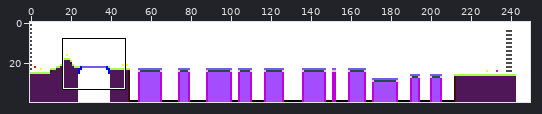
File history of a sprite sheet, Project/hoofdversie/Ragnarok/levels/level_2.png. The first picture is a wide view before the edit; the outline marks the close-up.
Close-up. Before the edit:
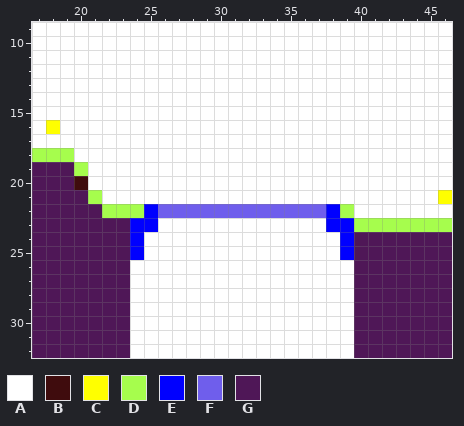
The file is 250x40 pixels. Shown: x 17..46, y 9..32.
Palette (. is transparent): A #ffffff  B #3f0c0d  C #ffff00  D #a6fd4d  E #0000ff  F #6f5eec  G #4f1757
Pixels before, first column x 17:
 9 AAAAAAAAAAAAAAAAAAAAAAAAAAAAAA
10 AAAAAAAAAAAAAAAAAAAAAAAAAAAAAA
11 AAAAAAAAAAAAAAAAAAAAAAAAAAAAAA
12 AAAAAAAAAAAAAAAAAAAAAAAAAAAAAA
13 AAAAAAAAAAAAAAAAAAAAAAAAAAAAAA
14 AAAAAAAAAAAAAAAAAAAAAAAAAAAAAA
15 AAAAAAAAAAAAAAAAAAAAAAAAAAAAAA
16 ACAAAAAAAAAAAAAAAAAAAAAAAAAAAA
17 AAAAAAAAAAAAAAAAAAAAAAAAAAAAAA
18 DDDAAAAAAAAAAAAAAAAAAAAAAAAAAA
19 GGGDAAAAAAAAAAAAAAAAAAAAAAAAAA
20 GGGBAAAAAAAAAAAAAAAAAAAAAAAAAA
21 GGGGDAAAAAAAAAAAAAAAAAAAAAAAAC
22 GGGGGDDDEFFFFFFFFFFFFEDAAAAAAA
23 GGGGGGGEEAAAAAAAAAAAAEEDDDDDDD
24 GGGGGGGEAAAAAAAAAAAAAAEGGGGGGG
25 GGGGGGGEAAAAAAAAAAAAAAEGGGGGGG
26 GGGGGGGAAAAAAAAAAAAAAAAGGGGGGG
27 GGGGGGGAAAAAAAAAAAAAAAAGGGGGGG
28 GGGGGGGAAAAAAAAAAAAAAAAGGGGGGG
29 GGGGGGGAAAAAAAAAAAAAAAAGGGGGGG
30 GGGGGGGAAAAAAAAAAAAAAAAGGGGGGG
31 GGGGGGGAAAAAAAAAAAAAAAAGGGGGGG
32 GGGGGGGAAAAAAAAAAAAAAAAGGGGGGG
Now the later version:
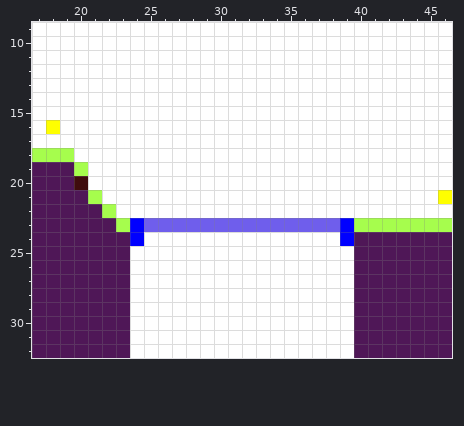
Diff:
Changed rows in their new state; - is an unchanged pixel.
first column x 23:
22 AAAAAAAAAAAAAAAAA
23 D-FFFFFFFFFFFFFF-
25 -A--------------A
